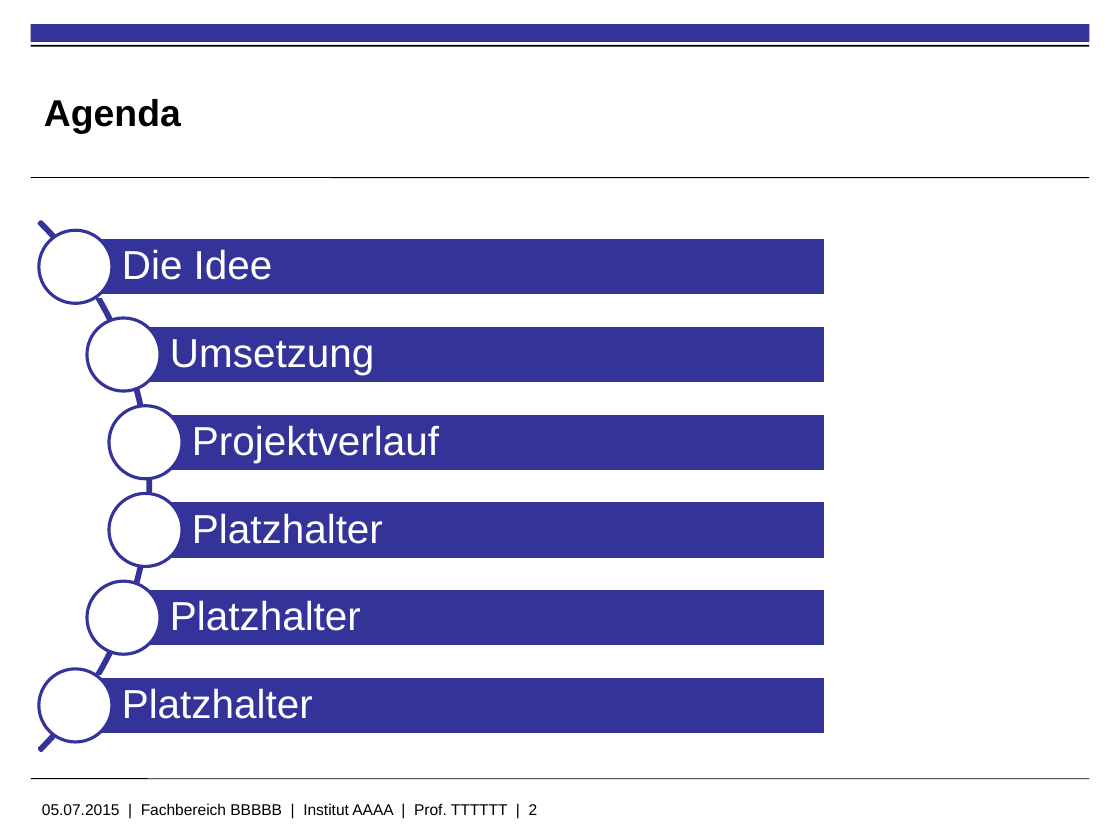
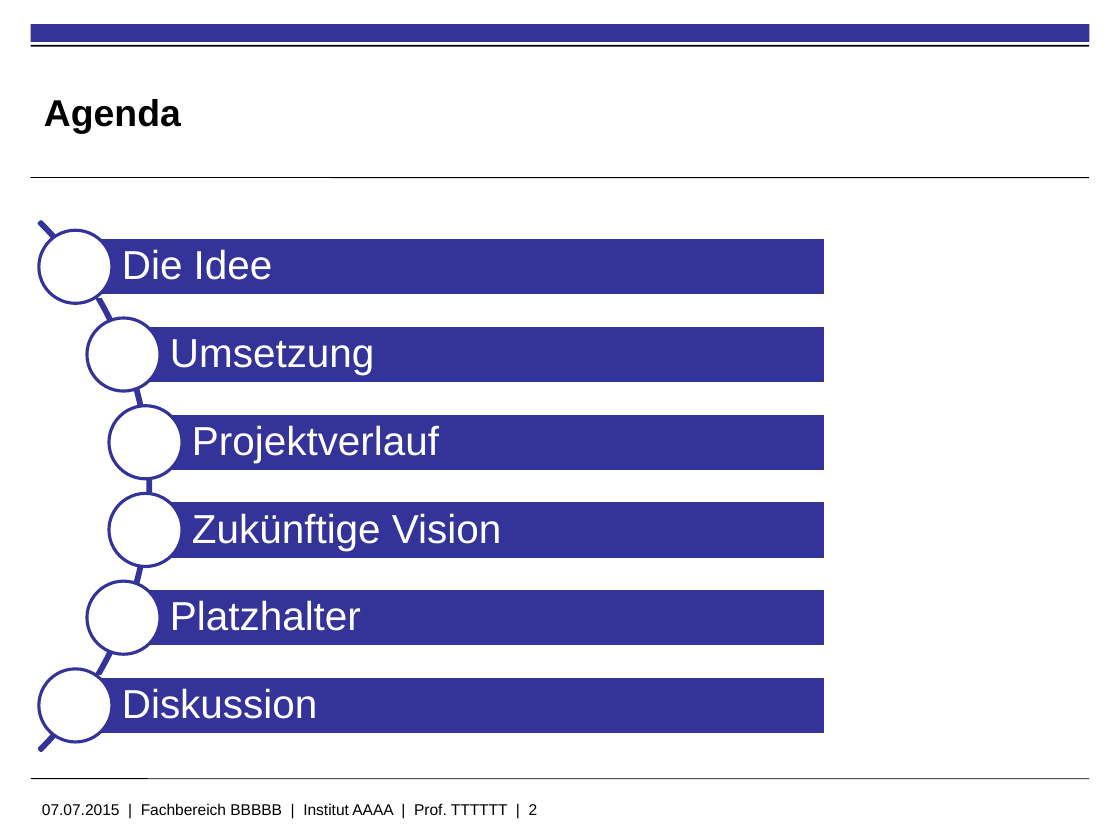
Before and after one commit to kolhagen/drivingcompetition, a slide deck: slide 2 of Big Data - Driving Compitiion.pptx. Drawn at 1120x840 pixels with LibreOffice and Linux fonts; fonts in the diff are those of the drawing; background and template pictures are left out. Boxes give left, top, right and bottom in pixels: in the first picture for what was removed or moved away, otherwise in the second. Text is boxed around its words. In the diff, an @@ line names an element or a change of style, - is before the commit and + after.

```diff
--- a/Big Data - Driving Compitiion.pptx
+++ b/Big Data - Driving Compitiion.pptx
@@ text at bbox=[192, 513, 501, 551]: text changed @@
-Platzhalter
+Zukünftige Vision
@@ text at bbox=[122, 688, 318, 719]: text changed @@
-Platzhalter
+Diskussion
@@ text at bbox=[42, 803, 538, 815]: text changed @@
-05.07.2015 | Fachbereich BBBBB | Institut AAAA | Prof. TTTTTT | 2
+07.07.2015 | Fachbereich BBBBB | Institut AAAA | Prof. TTTTTT | 2
```
Also in this commit, not shown: 3 other slides changed, 4 slides added.
